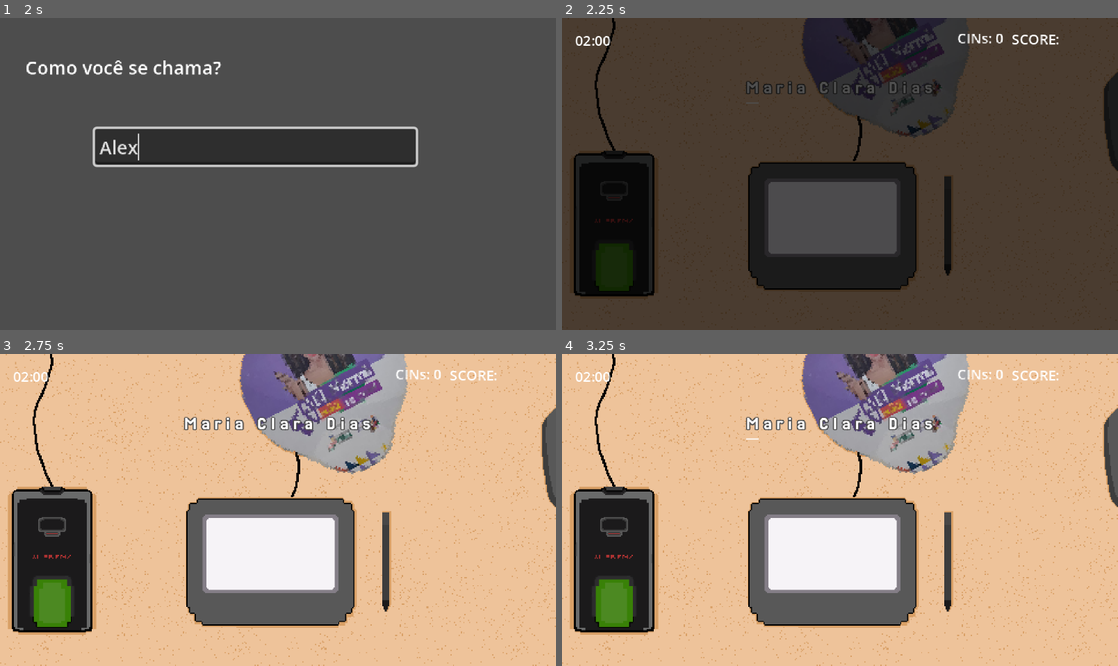
Above: before the commit, frames 1-4 (two rows, left to right).
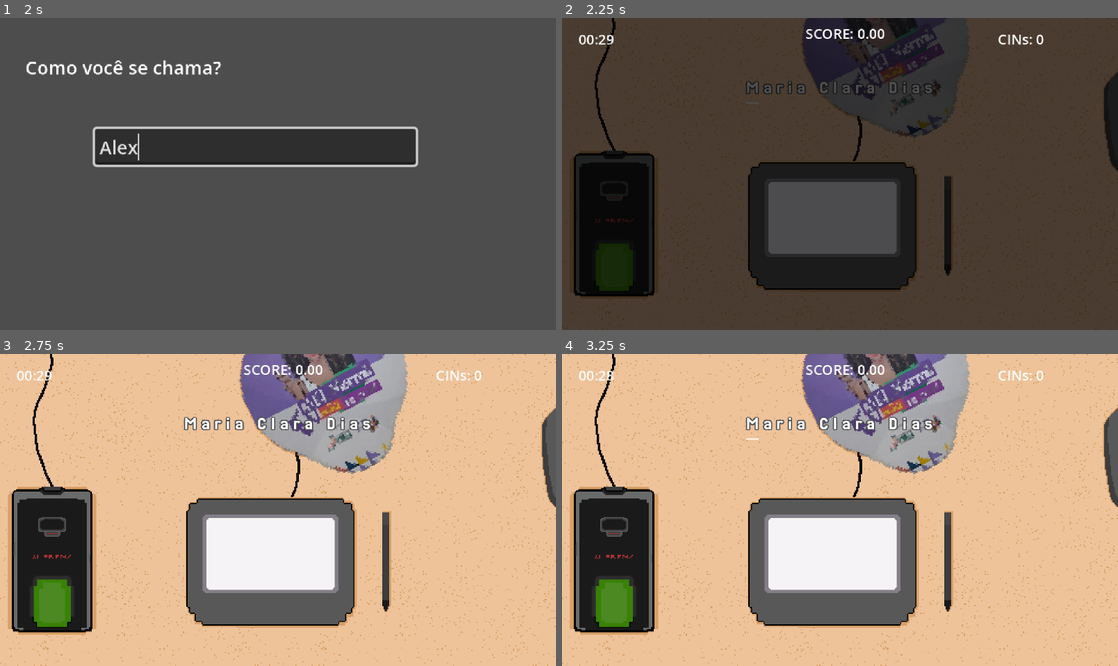
Above: after the commit, the same moments.

Repository: bianca-bezerra/CINExpress
Game: Godot game, scene res://scenes/levels/menu_scene.tscn
Two runs of this game, one before a commit and one after it. Both use one fixed random seed, a clock stepped at 60 frames per second and the inputs below.
Inputs (mouse positions are in pixels of both pictures, inside the frame that each line leads up to):
- Up to frame 1 (2 s): click "JOGAR" at 0.5 s; click (255, 145) at 1.27 s; type "Alex" at 1.35 s
- Up to frame 2 (2.25 s): tap Enter at 2 s; tap Space (space) at 2.1 s
- Up to frame 3 (2.75 s): no input
- Up to frame 4 (3.25 s): tap Space (space) at 2.85 s

Frame 1 is identical in both runs. In frame 2, 0.7% of the frame differs, in the area x 2-90%, y 3-9%; in frame 3, 0.6%; in frame 4, 0.6%.
Error before the commit: Parse Error: Preload file "res://scenes/floating_text.tscn" does not exist. (res://scripts/game_ui.gd:7)

Commit message:
feat: adiciona combo no playermanager

Diff:
--- a/scenes/components/combo_gauge.tscn
+++ b/scenes/components/combo_gauge.tscn
@@ -3,10 +3,12 @@
 [ext_resource type="Script" uid="uid://m0mpun3kg73v" path="res://scripts/combo_gauge.gd" id="1_4hpbh"]
 
 [node name="ComboGauge" type="VBoxContainer"]
+visible = false
 offset_left = 5.0
 offset_top = -2.0
 offset_right = 61.0
 offset_bottom = 34.0
+pivot_offset = Vector2(28, 18)
 alignment = 1
 script = ExtResource("1_4hpbh")
 
--- a/scenes/game_manager.tscn
+++ b/scenes/game_manager.tscn
@@ -8,13 +8,10 @@
 script = ExtResource("1_hwd4i")
 total_game_duration = 30
 
-[node name="ComboTimer" type="Timer" parent="."]
-
 [node name="GameTimer" type="Timer" parent="."]
 
 [node name="GameUI" parent="." instance=ExtResource("2_glms7")]
 
 [node name="SceneTransitionAnimation" parent="." instance=ExtResource("3_udu3i")]
 
-[connection signal="timeout" from="ComboTimer" to="." method="_on_combo_timer_timeout"]
 [connection signal="timeout" from="GameTimer" to="." method="_on_game_timer_timeout"]
--- a/scenes/game_ui.tscn
+++ b/scenes/game_ui.tscn
@@ -9,29 +9,31 @@
 
 [node name="ComboGauge" parent="." instance=ExtResource("2_rns2u")]
 z_index = 10
-offset_left = 31.989048
-offset_top = 47.007458
-offset_right = 87.989044
-offset_bottom = 83.00745
+offset_left = 340.9831
+offset_top = 72.079445
+offset_right = 396.9831
+offset_bottom = 108.07943
+rotation = 0.41887903
 scale = Vector2(1.5, 1.5)
 
 [node name="TimerLabel" type="Label" parent="."]
 z_index = 10
 z_as_relative = false
-offset_left = 10.997406
-offset_top = 11.002562
-offset_right = 81.3952
-offset_bottom = 38.002556
+offset_left = 14.0
+offset_top = 10.0
+offset_right = 84.3978
+offset_bottom = 36.999992
 theme_override_font_sizes/font_size = 12
 text = "02:00"
 
 [node name="ScoreLabel" type="Label" parent="."]
 z_index = 10
 z_as_relative = false
-offset_left = 387.99765
-offset_top = 10.090403
-offset_right = 447.99765
-offset_bottom = 33.0904
+offset_left = 210.0
+offset_top = 5.0
+offset_right = 270.0
+offset_bottom = 27.999996
+pivot_offset = Vector2(30, 11)
 theme_override_font_sizes/font_size = 12
 text = "SCORE: "
 
@@ -41,10 +43,10 @@
 [node name="WalletLabel" type="Label" parent="."]
 z_index = 10
 z_as_relative = false
-offset_left = 340.9979
-offset_top = 9.079452
-offset_right = 394.9979
-offset_bottom = 58.0795
+offset_left = 376.0
+offset_top = 10.0
+offset_right = 430.0
+offset_bottom = 59.000046
 theme_override_font_sizes/font_size = 12
 text = "CINs: 0
 "
--- a/scenes/levels/type_quickly.tscn
+++ b/scenes/levels/type_quickly.tscn
@@ -84,11 +84,12 @@
 autowrap_mode = 2
 
 [node name="WarningLabel" type="Label" parent="."]
-offset_left = 347.0
-offset_top = 165.0
-offset_right = 428.0
-offset_bottom = 188.0
+visible = false
+offset_left = 51.0
+offset_top = 196.0
+offset_right = 123.0
+offset_bottom = 219.0
 theme_override_font_sizes/font_size = 8
-text = "⚠️ Caps Lock ativado!"
+text = "Caps Lock ativado!"
 
 [connection signal="text_change_rejected" from="CanvasLayer/InputLineEdit" to="." method="_on_input_line_edit_text_change_rejected"]
--- a/scenes/player_manager.tscn
+++ b/scenes/player_manager.tscn
@@ -4,3 +4,7 @@
 
 [node name="PlayerManager" type="Node"]
 script = ExtResource("1_wd4cv")
+
+[node name="ComboTimer" type="Timer" parent="."]
+
+[connection signal="timeout" from="ComboTimer" to="." method="_on_combo_timer_timeout"]
--- a/scripts/combo_gauge.gd
+++ b/scripts/combo_gauge.gd
@@ -6,28 +6,13 @@
 var noise := FastNoiseLite.new()
 var time_passed: float = 0.0
 
-func _ready() -> void:
-	visible = false
-	base_position = position
-	noise.noise_type = FastNoiseLite.TYPE_SIMPLEX
-	noise.frequency = 1.0
-
-func _process(delta: float) -> void:
-	time_passed += delta
-	var multiplier_value = GameManager.multiplier
-	var combo_value = GameManager.get_combo_timer_value()
-	var combo_total = GameManager.get_combo_timer_total_time()
-	_progress_bar.value = combo_value
+func _process(_delta: float) -> void:
+	var multiplier_value = PlayerManager.multiplier
+	var combo_value = PlayerManager.get_combo_timer_value()
+	var combo_total = PlayerManager.get_combo_timer_total_time()
+	_progress_bar.value = move_toward(_progress_bar.value, combo_value, 0.3)
 	_progress_bar.max_value = combo_total
-	_label.text = "x%d" % multiplier_value
-
-	var shake_strength = 2.0 * multiplier_value
-	if multiplier_value > 1:
-		var x_offset = noise.get_noise_1d(time_passed * 2.0) * shake_strength
-		var y_offset = noise.get_noise_1d((time_passed + 100.0) * 2.0) * shake_strength
-		position = base_position + Vector2(x_offset, y_offset)
-	else:
-		position = base_position
+	_label.text = "[shake amount=%f] x%d [/shake]" % [multiplier_value * 0.1, multiplier_value]
 
 	var progress_ratio = 1.0 - (combo_value / combo_total)
 	var intensity = clamp(multiplier_value / 10.0, 0.0, 1.0)
--- a/scripts/finger.gd
+++ b/scripts/finger.gd
@@ -51,7 +51,7 @@
 		PlayerManager.add_score(points_added)
 		_tween.tween_property(self, "position:y", _initial_pos, 0.5)
 		return
-	GameManager.stop_combo()
+	PlayerManager.stop_combo()
 	AudioManager.play_sfx("wrong_hit")
 	_tween.tween_property(self, "position:y", _initial_pos, 1.3).from(_dest)
 
--- a/scripts/game_ui.gd
+++ b/scripts/game_ui.gd
@@ -4,29 +4,26 @@
 @onready var timer_progress: Label = $TimerLabel
 @onready var wallet: Label = $WalletLabel
 
-var floating_text_scene: PackedScene = preload("res://scenes/floating_text.tscn")
-var _score_to_show = 0.0
+var floating_text_scene: PackedScene = preload("res://scenes/components/floating_text.tscn")
+
 func update_score_text():
-	_score_to_show = move_toward(_score_to_show, PlayerManager.get_score(), 5)
-	$ScoreLabel.text = "SCORE: %.2f" % _score_to_show
+	$ScoreLabel.text = "SCORE: %.2f" % PlayerManager.get_score()
 
 func _format_time(remaining_time: float) -> String:
 	@warning_ignore("integer_division")
 	var minutes: int = int(remaining_time) / 60
 	var seconds: int = int(remaining_time) % 60
-
 	return "%02d:%02d" % [minutes, seconds]
 
 func _ready() -> void:
 	PlayerManager.score_chaged.connect(_on_player_score_changed)
-	GameManager.combo_stopped.connect(_on_combo_stopped)
+	PlayerManager.combo_stopped.connect(_on_combo_stopped)
 
 func _process(_delta: float) -> void:
 	update_score_text()
 	var timer: Timer = GameManager.game_timer
 	timer_progress.text = _format_time(timer.time_left)
 	wallet.text = "CINs: %d" % PlayerManager.get_cin_count()
-
 
 func spawn_added_score(added_score: float):
 	var added_score_obj: RichTextLabel = floating_text_scene.instantiate()
@@ -39,4 +36,13 @@
 
 func _on_player_score_changed(new_score: float):
 	spawn_added_score(new_score)
-	$ComboGauge.visible = true
+	_play_score_animation()
+	if PlayerManager.multiplier > 1:
+		$ComboGauge.visible = true
+
+func _play_score_animation():
+	var tween = get_tree().create_tween()
+	tween.set_trans(Tween.TRANS_ELASTIC)
+	tween.set_ease(Tween.EASE_IN_OUT)
+	tween.tween_property($ScoreLabel, "scale", Vector2(1.3,1.3), 0.3)
+	tween.tween_property($ScoreLabel, "scale", Vector2(1,1), 0.3)
--- a/scripts/player_manager.gd
+++ b/scripts/player_manager.gd
@@ -1,11 +1,17 @@
 extends Node
 signal score_chaged(new_score: float)
+signal combo_stopped()
 
 var _current_player_data = {
 	"name": "",
 	"score": 0.0,
 	"cin_count": 0.0
 }
+
+var multiplier := 1
+var _scores_in_a_row = 0
+
+@onready var combo_timer = $ComboTimer
 
 func reset_current_player_data():
 	_current_player_data = {
@@ -14,21 +20,32 @@
 		"cin_count": 0.0
 	}
 
-func reset_score():
-	_current_player_data["score"] = 0
-	score_chaged.emit(_current_player_data["score"])
 
 func register_new_player(player_name: String):
 	_current_player_data["name"] = player_name
 
+func _handle_combo():
+	_scores_in_a_row += 1
+	print(_scores_in_a_row)
+	if _scores_in_a_row >= 2:
+		print("Aumentando Multiplicador")
+		var timer_duration = 5 / (multiplier/5.0)
+		multiplier += 1
+		combo_timer.start(timer_duration)
+
 func add_score(score: float):
 	AudioManager.play_sfx("combo_sound")
 	print("adicionando %.2f" % score)
-	var _new_score = score * GameManager.multiplier
-	if GameManager.multiplier >= 1:
-		var cam = get_viewport().get_camera_2d()
+	var _new_score = score * PlayerManager.multiplier
 	_current_player_data["score"] += _new_score
+	_handle_combo()
 	score_chaged.emit(score)
+
+func stop_combo():
+	combo_timer.stop()
+	_scores_in_a_row = 0
+	multiplier = 1
+	combo_stopped.emit()
 
 func increment_cin_count():
 	_current_player_data["cin_count"] +=1
@@ -42,3 +59,12 @@
 
 func get_cin_count():
 	return _current_player_data["cin_count"]
+
+func get_combo_timer_value():
+	return combo_timer.time_left
+
+func get_combo_timer_total_time():
+	return combo_timer.wait_time
+
+func _on_combo_timer_timeout() -> void:
+	stop_combo()
--- a/scripts/quickly_type_level.gd
+++ b/scripts/quickly_type_level.gd
@@ -21,11 +21,11 @@
 
 
 func unnanbrazile(letter: String) -> String:
-	if letter == 'á' or letter == 'ã' or letter == 'â': return 'a'
-	if letter == 'é' or letter == 'ẽ' or letter == 'ê': return 'e'
-	if letter == 'í' or letter == 'î': return 'i'
-	if letter == 'ó' or letter == 'õ' or letter == 'ô': return 'o'
-	if letter == 'ú' or letter == 'û':  return 'u'
+	if letter == 'á' or letter == 'ã': return 'a'
+	if letter == 'é' or letter == 'ẽ': return 'e'
+	if letter == 'í': return 'i'
+	if letter == 'ó' or letter == 'õ': return 'o'
+	if letter == 'ú': return 'u'
 	if letter == 'ç': return 'c'
 	return letter
 
--- a/scripts/singletons/game_manager.gd
+++ b/scripts/singletons/game_manager.gd
@@ -50,7 +50,6 @@
 ]
 ]
 
-signal combo_stopped()
 
 var current_level := 0
 
@@ -59,7 +58,6 @@
 
 ## Timer do ciclo total de jogo
 @onready var game_timer = $GameTimer
-@onready var combo_timer = $ComboTimer
 @onready var scene_transintion_animation = $SceneTransitionAnimation/AnimationPlayer
 
 var _can_show_game_ui = false
@@ -72,36 +70,17 @@
 
 var current_game_level = 0
 var current_run = ["type", "finger", "cam"]
-var multiplier := 1
-
-func _on_score_changed(_new_score: float):
-	print("Aumentando multiplicador")
-	var timer_duration = 5 / (multiplier/5.0)
-	multiplier += 1
-	combo_timer.start(timer_duration)
-	print(multiplier)
-
-func stop_combo():
-	combo_timer.stop()
-	multiplier = 1
-	combo_stopped.emit()
-	var cam = get_viewport().get_camera_2d()
-	if cam:
-		cam.reset_smoothing()
 
 func _ready() -> void:
-	PlayerManager.score_chaged.connect(_on_score_changed)
 	PlayerManager.reset_current_player_data()
 
 func _process(_delta: float) -> void:
 	$GameUI.visible = _can_show_game_ui
-	combo_timer.paused = game_timer.paused
 
 
 func start_game():
 	_can_show_game_ui = true
 	game_timer.start(total_game_duration)
-	PlayerManager.reset_score()
 	PlayerManager.reset_current_player_data()
 	change_to_next_level()
 
@@ -128,6 +107,8 @@
 	get_tree().change_scene_to_file("res://scenes/levels/menu_scene.tscn")
 	scene_transintion_animation.play("fade_out")
 
+func get_game_timer():
+	return $GameTimer
 
 func end_game():
 	_can_show_game_ui = false
@@ -137,12 +118,6 @@
 	scene_transintion_animation.play("fade_in")
 	get_tree().change_scene_to_file("res://scenes/results_screen.tscn")
 	scene_transintion_animation.play("fade_out")
-
-func get_combo_timer_value():
-	return combo_timer.time_left
-
-func get_combo_timer_total_time():
-	return combo_timer.wait_time
 
 func get_dashboard():
 	return SaveManager.game_data["dashboard"]
@@ -164,7 +139,3 @@
 	if event.is_action_pressed("ui_text_delete"):
 		print("[Botão secreto] - Reload")
 		get_tree().reload_current_scene()
-
-
-func _on_combo_timer_timeout() -> void:
-	stop_combo()
